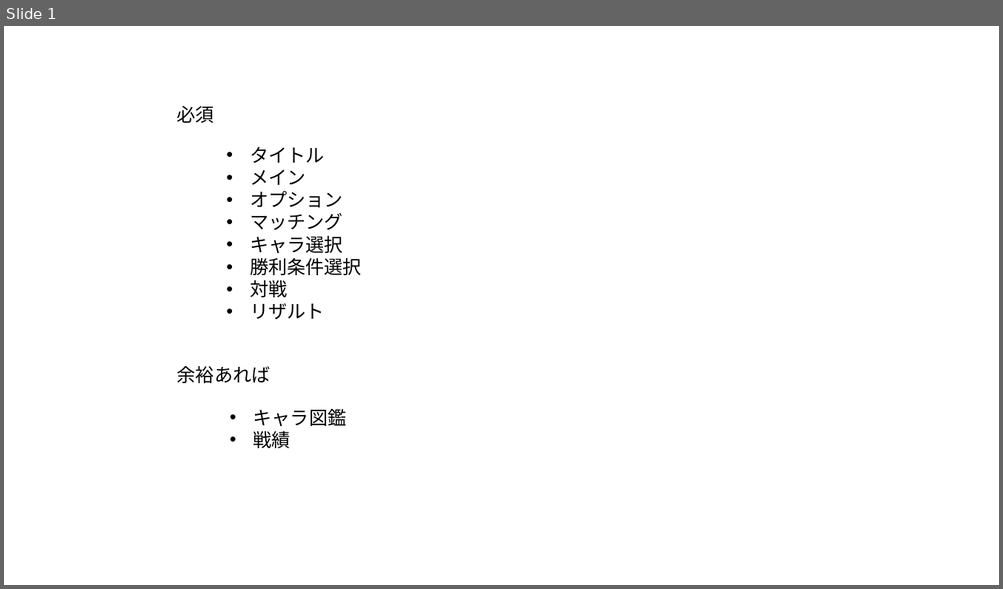
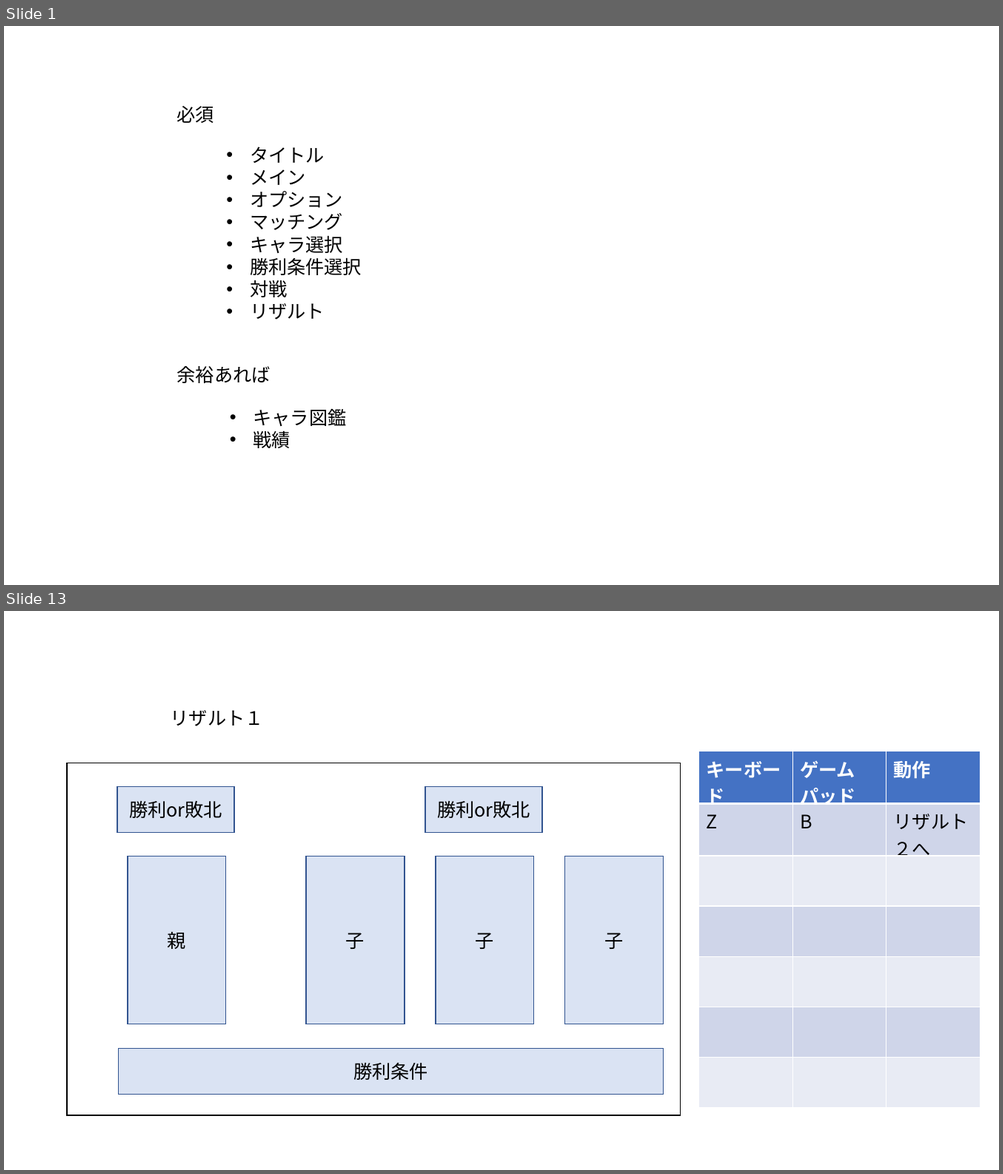
Before and after one commit to soushi1116/Employment, a slide deck: 仕様書/シーン.pptx. Shown one above the other, each under a label of ours: slide 1 before the commit, slides 1 and 13 after it; the slides between them are not shown. The pictures are 1003x589 and 1003x1174 pixels, drawn with LibreOffice and Linux fonts; fonts in the diff are those of the drawing. Boxes give left, top, right and bottom in pixels: in the first picture for what was removed or moved away, otherwise in the second. Text is boxed around its words. In the diff, an @@ line names an element or a change of style, - is before the commit and + after.

```diff
--- a/仕様書/シーン.pptx
+++ b/仕様書/シーン.pptx
@@ slide 13 added at (4,611,999,1170), background #FFFFFF @@
@@ text added at (170,710,264,726), 18 pt, text #000000 @@
+リザルト１
@@ rectangle added at (67,763,680,1116), outline #000000 1 pt @@
@@ table added at (699,752,981,1108), 7 rows, 3 columns @@
+キーボード | ゲームパッド | 動作
+Z | B | リザルト２へ
+ |  | 
+ |  | 
+ |  | 
+ |  | 
+ |  | 
@@ rectangle added at (117,787,235,833), fill #DAE3F3, outline #325491 1 pt, 18 pt, text #000000 @@
+勝利or敗北
@@ rectangle added at (426,787,543,833), fill #DAE3F3, outline #325491 1 pt, 18 pt, text #000000 @@
+勝利or敗北
@@ rectangle added at (128,857,226,1025), fill #DAE3F3, outline #325491 1 pt, 18 pt, text #000000 @@
+親
@@ rectangle added at (306,857,404,1025), fill #DAE3F3, outline #325491 1 pt, 18 pt, text #000000 @@
+子
@@ rectangle added at (435,857,534,1025), fill #DAE3F3, outline #325491 1 pt, 18 pt, text #000000 @@
+子
@@ rectangle added at (565,857,663,1025), fill #DAE3F3, outline #325491 1 pt, 18 pt, text #000000 @@
+子
@@ rectangle added at (118,1049,663,1095), fill #DAE3F3, outline #325491 1 pt, 18 pt, text #000000 @@
+勝利条件
```
Also in this commit, not shown: 7 slides changed, 5 other slides added, 1 slide removed, 2 other files.
